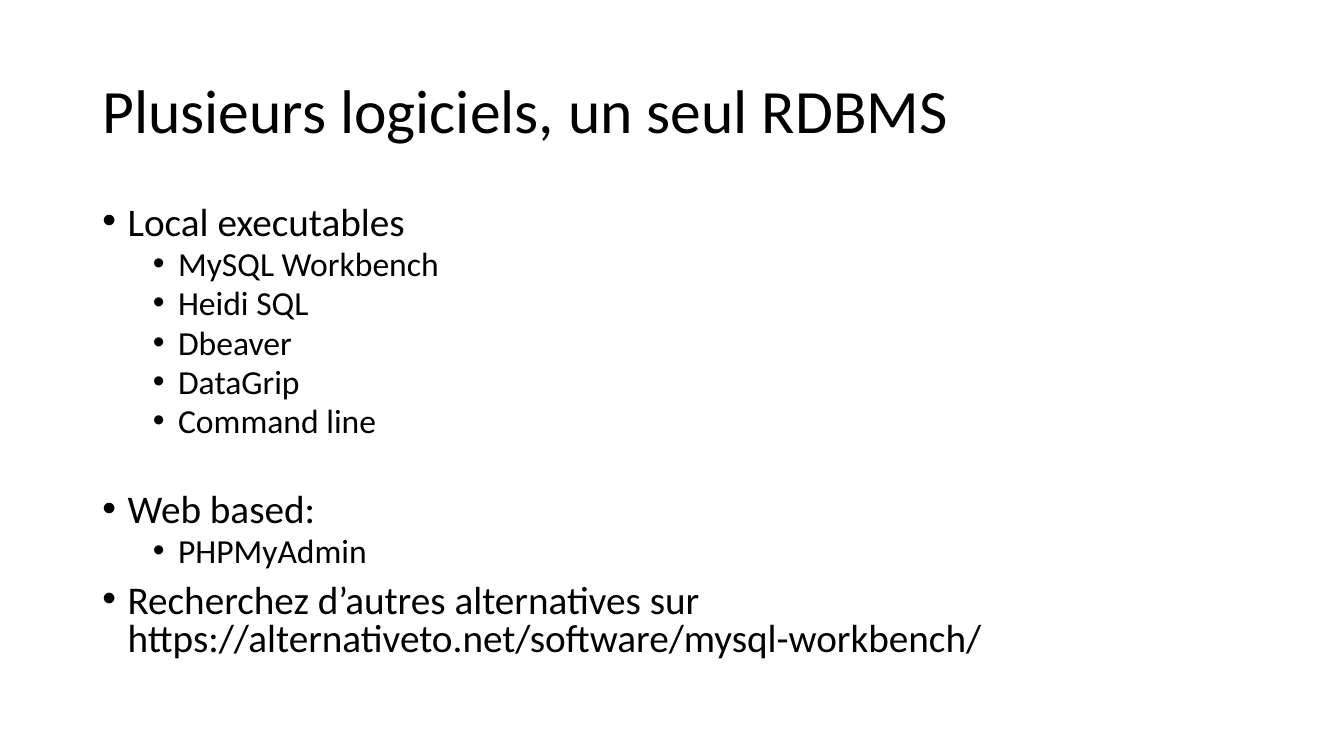
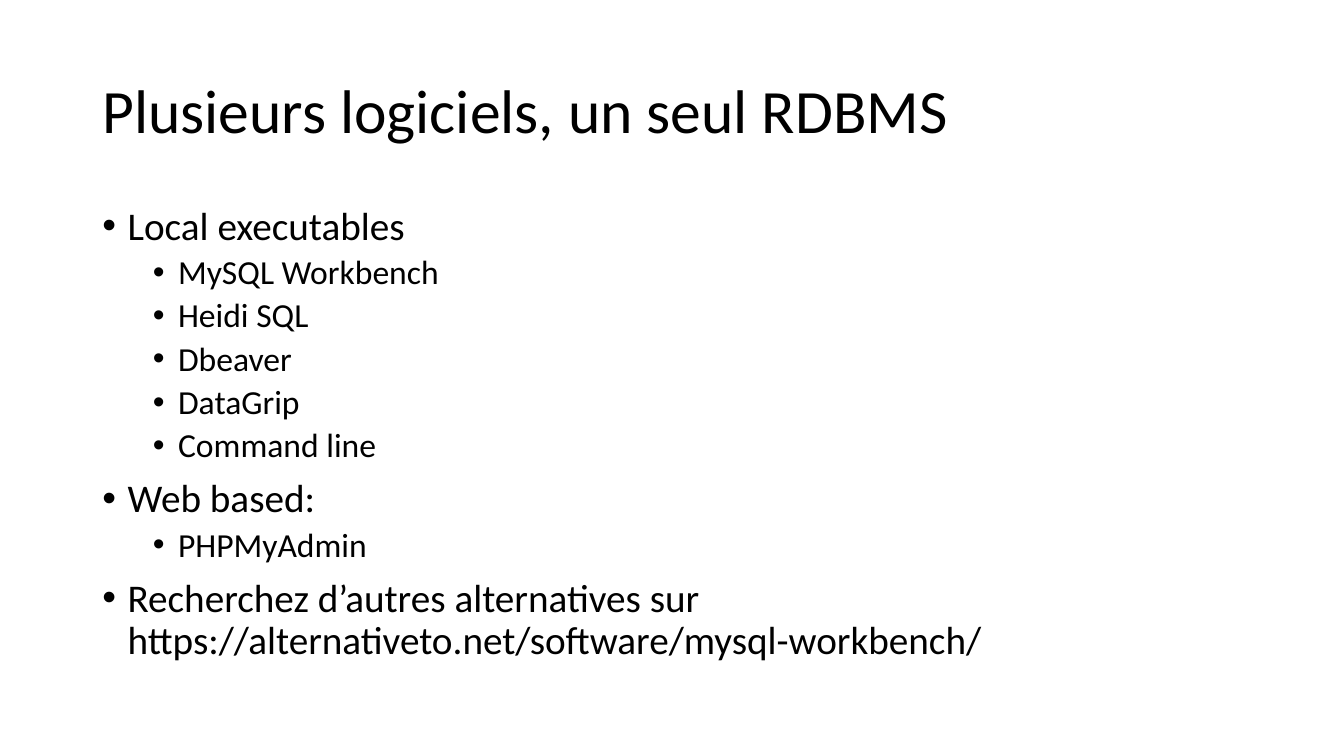
Before and after one commit to zeemil/ecoleit-1sql, a slide deck: slide 8 of Theorie.pptx. Drawn at 1344x756 pixels with LibreOffice and Linux fonts; fonts in the diff are those of the drawing. Boxes give left, top, right and bottom in pixels: in the first picture for what was removed or moved away, otherwise in the second. Text is boxed around its words. In the diff, an @@ line names an element or a change of style, - is before the commit and + after.

```diff
--- a/Theorie.pptx
+++ b/Theorie.pptx
@@ text "Local executables" at [128, 212, 982, 661]: line spacing 0.8 to 0.9 @@
```
Also in this commit, not shown: 2 other slides changed, 1 slide removed, 1 other file.
